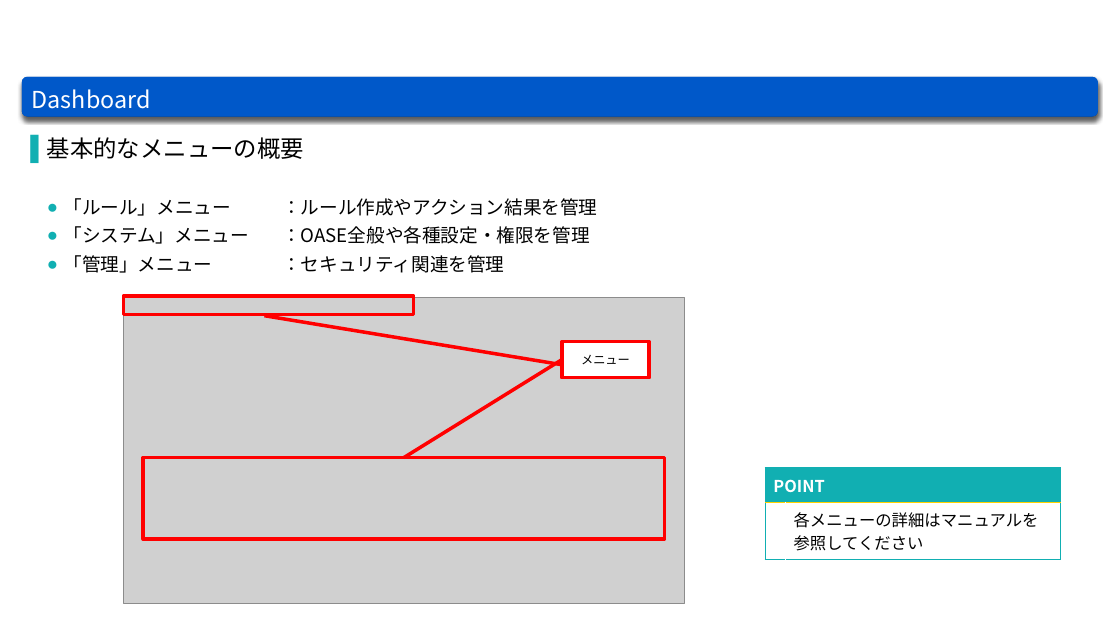
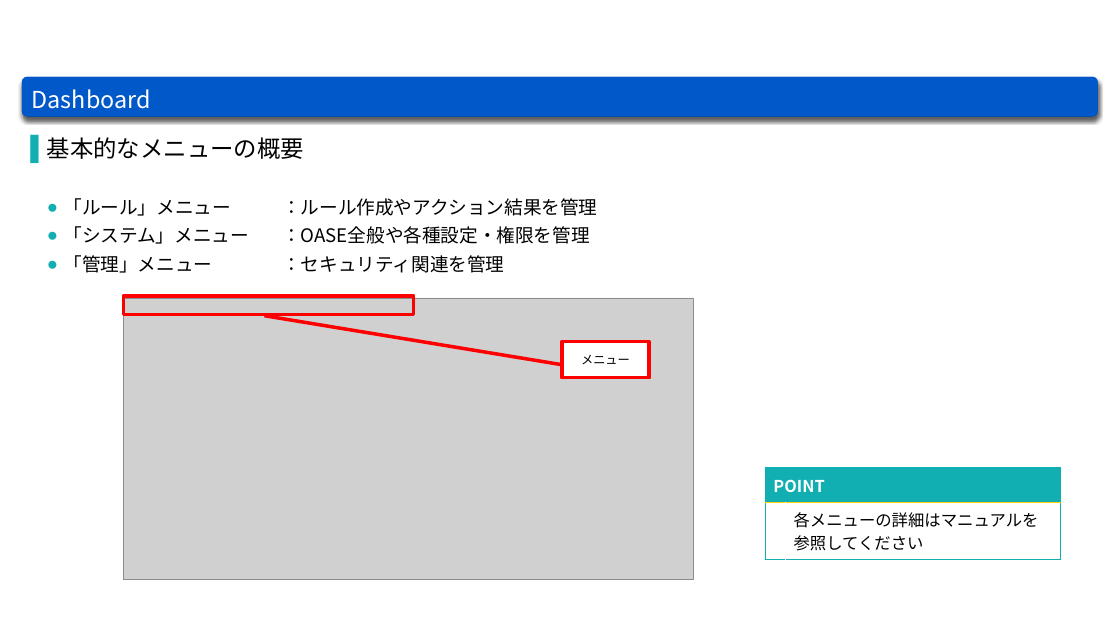
Before and after one commit to exastro-suite/oase-docs, a slide deck: slide 8 of asset/Learn_ja/OASE-quickstart_ja.pptx. Drawn at 1120x630 pixels with LibreOffice and Linux fonts; fonts in the diff are those of the drawing; grey boxes stand for pictures; background and template pictures are left out. Boxes give left, top, right and bottom in pixels: in the first picture for what was removed or moved away, otherwise in the second. Text is boxed around its words. In the diff, an @@ line names an element or a change of style, - is before the commit and + after.

```diff
--- a/asset/Learn_ja/OASE-quickstart_ja.pptx
+++ b/asset/Learn_ja/OASE-quickstart_ja.pptx
@@ picture resized from (x1=124, y1=298, x2=685, y2=604) to (x1=124, y1=298, x2=693, y2=580) @@
@@ line removed from (562, 360) to (404, 458) @@
@@ rectangle removed at (x1=143, y1=458, x2=665, y2=539) @@
```
Also in this commit, not shown: 1 other slide changed, 8 other files.
